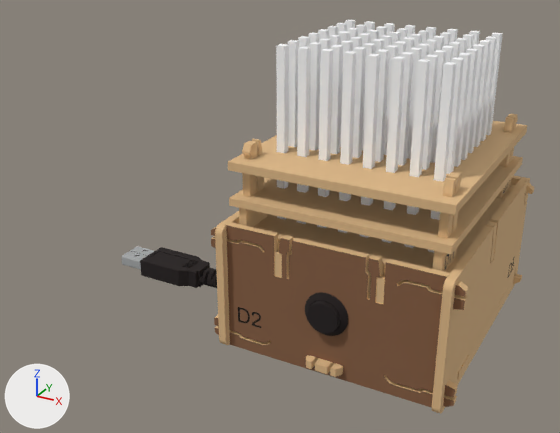
Renders of the glTF model LSM Build Instructions/model.glb from each side of a commit.
Rendered twice from a 50 mm lens placed at (738.0, -1470.0, 1023.0), pointed at (592.0, -1205.0, 890.0). Lighting does not change. The marker at lower left points along +X, +Y and +Z. The older version comes first. Where no turn or scale is listed for an object, it has been applied to the vertices. Vertices at exactly the same position are counted once.

Before the edit, the objects in view are built like this:
```python
me_lsm_side3_r2 = bpy.data.meshes.new('LSM_Side3_r2')
me_lsm_side3_r2.from_pydata(...)  # 1456 vertices, 2916 faces, 1352 loose edges; spans x 0.0..95.5, y -3.0..0.0, z 0.0..51.0
# faces by material slot: [478, 1706, 732]
me_lsm_side3_r2.materials.append(mat_ink)  # black #1e1616
me_lsm_side3_r2.materials.append(mat_wood)  # beige #deb887
me_lsm_side3_r2.materials.append(mat_wood_dark)  # brown #855e42
me_lsm_stem = bpy.data.meshes.new('LSM_Stem')
me_lsm_stem.from_pydata(...)  # 8 vertices, 12 faces, 12 loose edges; spans x 0.0..3121.0, y -3121.0..0.0, z 0.0..65535.0
me_lsm_stem.materials.append(mat_stem_white)  # white #ffffff
me_usbcableend = bpy.data.meshes.new('USBCableend')
me_usbcableend.from_pydata(...)  # 1640 vertices, 3099 faces, 1767 loose edges; spans x 0.0..49.7, y -15.9..0.0, z -8.5..0.0
# faces by material slot: [2588, 385, 126]
me_usbcableend.materials.append(mat_black_plastic)  # black #1e1616
me_usbcableend.materials.append(mat_pin)  # grey #a6a9aa
me_usbcableend.materials.append(mat_white_plastic)  # white #f5f5f6
ob_d2_lsm_side3_r2 = bpy.data.objects.new('D2:LSM_Side3_r2', me_lsm_side3_r2)
ob_d2_lsm_side3_r2.location = (590.5, -1251.9, 856.2)
ob_stem_57_lsm_stem = bpy.data.objects.new('STEM_57:LSM_Stem', me_lsm_stem)
ob_stem_57_lsm_stem.parent = ob_stem_57
ob_stem_57_lsm_stem.location = (0.0, 0.0, 0.0)
ob_stem_57_lsm_stem.scale = (0.00102, 0.00102, 0.00102)
ob_usb_a_usbcableend = bpy.data.objects.new('USB_A:USBCableend', me_usbcableend)
ob_usb_a_usbcableend.location = (520.0, -1211.1, 864.8)
# also in view: 'STEM_16:LSM_Stem' at (668.0, -1184.0, 936.0); 'STEM_40:LSM_Stem' at (668.0, -1208.0, 936.0); 'STEM_63:LSM_Stem' at (659.0, -1233.0, 936.0); 'STEM_64:LSM_Stem' at (668.0, -1233.0, 936.0); 'STEM_32:LSM_Stem' at (668.0, -1200.0, 936.0)
```
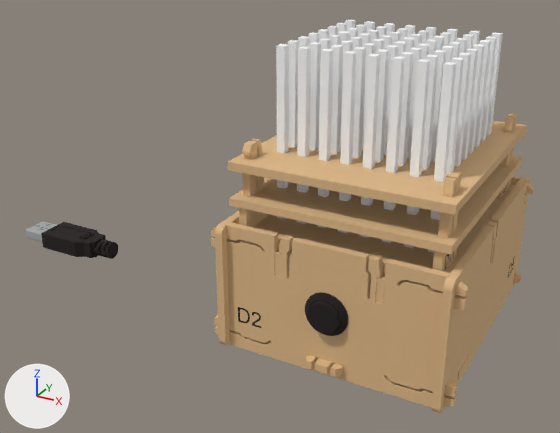
The change in detail:
me_lsm_side3_r2 has 1456 vertices, 2916 faces, 1352 loose edges and spans x 0.0..95.5, y -3.0..0.0, z 0.0..51.0.
me_lsm_side3_r2 is used by ob_d2_lsm_side3_r2; location (590.5, -1251.9, 856.2).
me_lsm_side3_r2 part 1: 732 faces spanning x 0.0..95.5, y -3.0, z 0.0..51.0 switch from mat_wood_dark (brown #855e42) to mat_wood (beige #deb887).
Object 'USB_A:USBCableend' (ob_usb_a_usbcableend) moves from (520.0, -1211.1, 864.8) to (460.0, -1211.1, 864.8).

Boxes (x1, y1, x2, y2) around the edits, measured in the pictures (560 x 433 px):
'USB_A:USBCableend', moved: before (122, 246, 217, 288); after (26, 221, 118, 259)
part 1 of me_lsm_side3_r2, recoloured (brown to beige): (211, 225, 466, 408) in both
